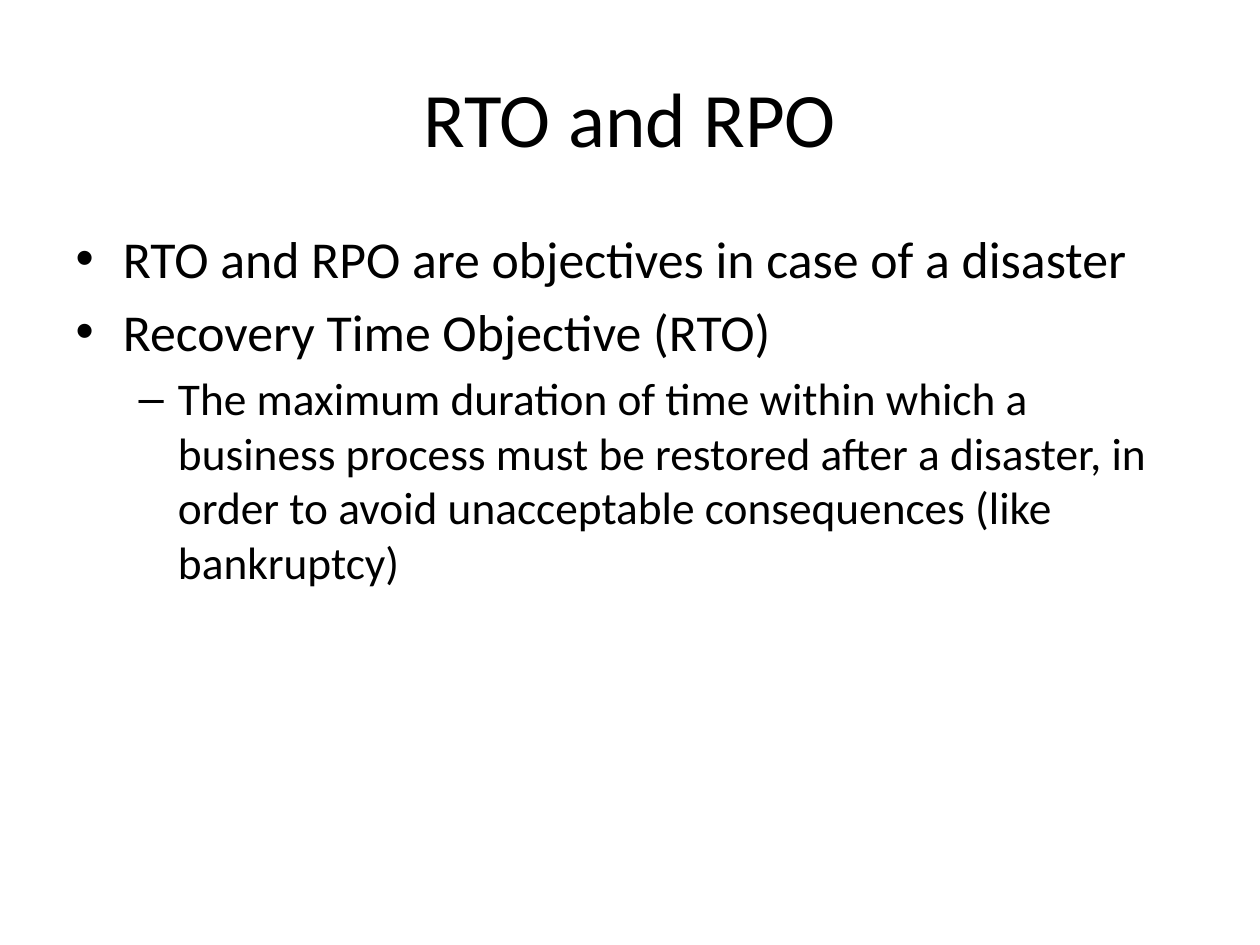
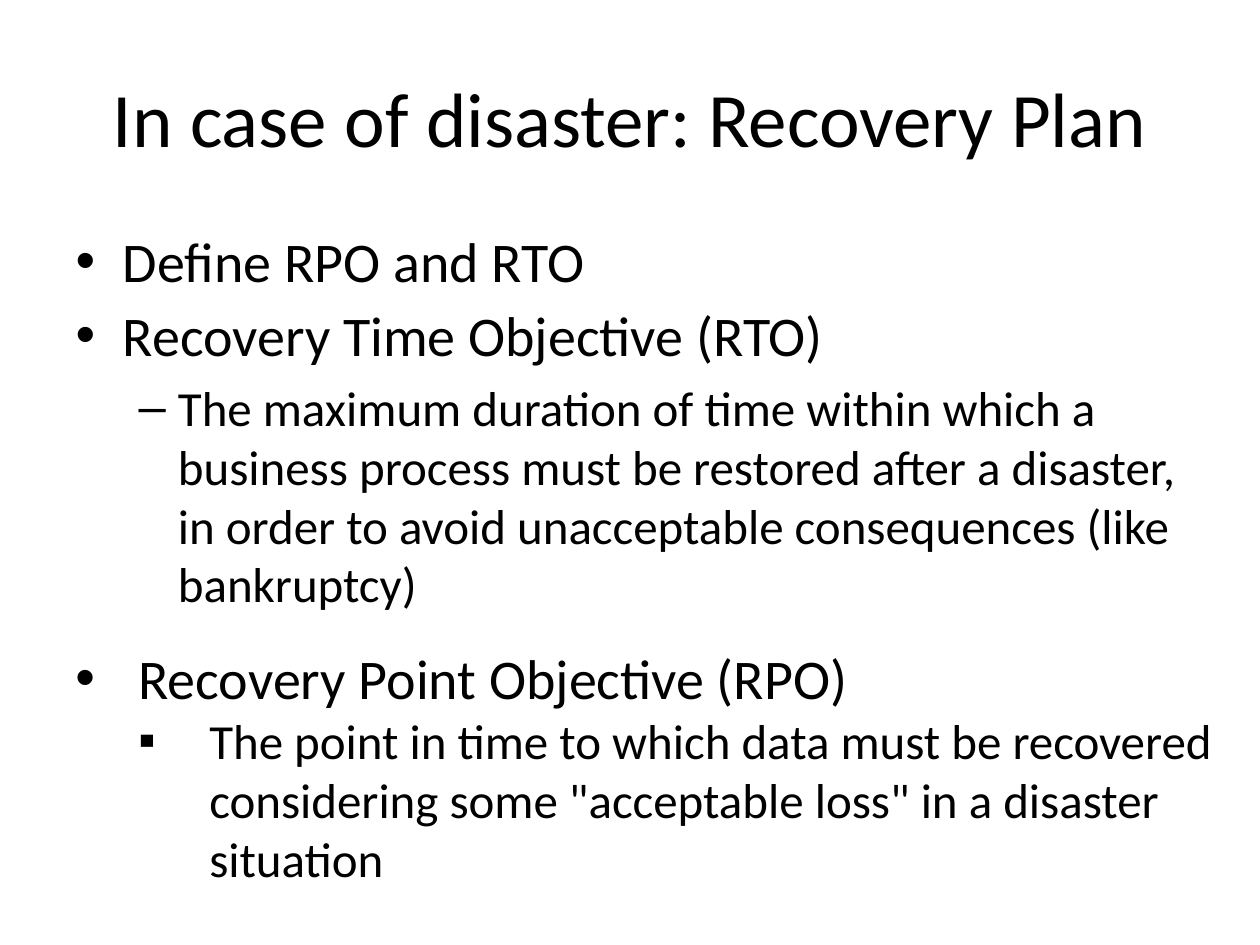
Before and after one commit to SannioEvolution/Material, a slide deck: slide 31 of 18 - Major Causes of Maintenance Problems- Infrastructure code smells.pptx (slide 29 before the commit). Drawn at 1260x945 pixels with LibreOffice and Linux fonts; fonts in the diff are those of the drawing. Boxes give left, top, right and bottom in pixels: in the first picture for what was removed or moved away, otherwise in the second. Text is boxed around its words. In the diff, an @@ line names an element or a change of style, - is before the commit and + after.

```diff
--- a/18 - Major Causes of Maintenance Problems- Infrastructure code smells.pptx
+++ b/18 - Major Causes of Maintenance Problems- Infrastructure code smells.pptx
@@ title at (x1=113, y1=93, x2=1146, y2=160): text changed @@
-RTO and RPO
+In case of disaster: Recovery Plan
@@ text at (x1=123, y1=242, x2=1126, y2=287): paragraph removed @@
-• RTO and RPO are objectives in case of a disaster
@@ text added at (x1=123, y1=243, x2=585, y2=283), 32 pt, text #000000 @@
+• Define RPO and RTO
@@ text "Recovery Time Objective (RTO)" moved from (x1=123, y1=242, x2=1146, y2=587) to (x1=123, y1=315, x2=1175, y2=610) @@
@@ text "Recovery Time Objective (RTO)" at (x1=123, y1=315, x2=1175, y2=610): size 29.6 to 32 pt in "Recovery Time Objective (RTO)"; size 25.9 to 28 pt in "The maximum duration of time within which ..." @@
@@ text added at (x1=138, y1=658, x2=1212, y2=878), 28 pt, text #000000 @@
+• Recovery Point Objective (RPO)
+  ▪ The point in time to which data must be recovered considering some "acceptable loss" in a disaster situation
```
Also in this commit, not shown: 13 other slides changed, 7 slides added, 1 other file.
